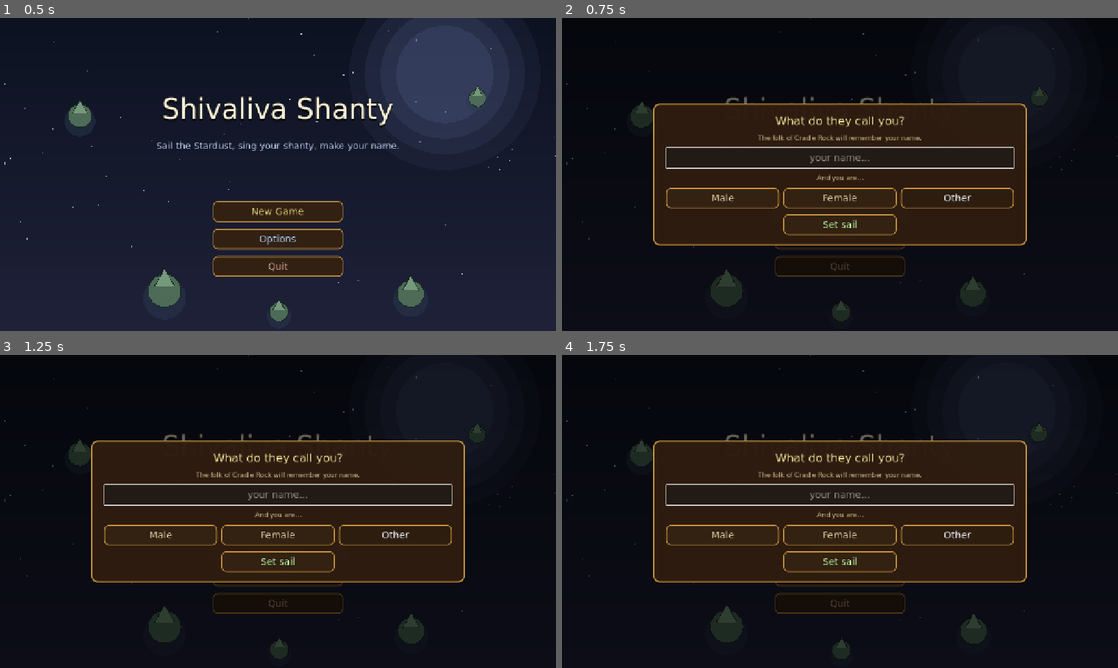
Above: before the commit, frames 1-4 (two rows, left to right).
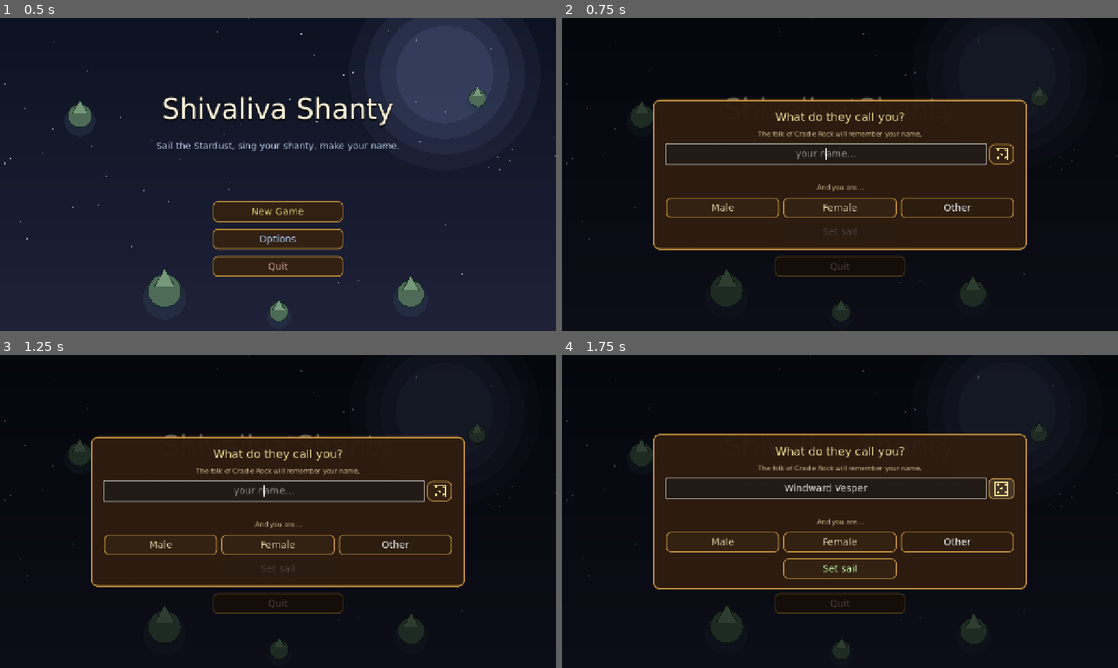
Above: after the commit, the same moments.

Repository: TairoyZone/shivaliva-shanty
Game: Godot game, scene res://main.tscn
Same seed, same stepped clock (60 frames per second), same inputs: the game is played once before the commit and once after it.
Inputs (mouse positions are in pixels of both pictures, inside the frame that each line leads up to):
- Up to frame 1 (0.5 s): no input
- Up to frame 2 (0.75 s): click "New Game" at 0.5 s
- Up to frame 3 (1.25 s): no input
- Up to frame 4 (1.75 s): click (1001, 489) at 1.27 s

Frame 1 is identical in both runs. In frame 2, 6.9% of the frame differs, in the area x 16-84%, y 25-75%; in frame 3, 6.9%; in frame 4, 7.6%.

Commit message:
feat(newgame): require a name + a dice-roll for a random unused one
Character creation now REQUIRES a name (the silent "Traveller" fallback is
gone): "Set sail" stays disabled until the entry is valid, and a name that
collides with the cast shows "that name's already taken". A dice button
(procedural DieIcon — the font has no die glyph) rolls a random "Adjective
Name" that isn't taken, for players who'd rather not type one.

Uniqueness is read from a single _taken_names() source (the NPC cast now);
once online/co-op lands, the server's registered player names fold into
that same set, so cross-player name uniqueness is enforced through one path
(forward-looking per Troy's online/co-op direction).

New RandomName helper (24x30 = ~700 sky-flavoured combos) generates + validates.

Co-Authored-By: Claude Opus 4.8 (1M context) <noreply@anthropic.com>

Diff:
--- /dev/null
+++ b/components/die_icon.gd
@@ -0,0 +1,23 @@
+## DieIcon — a procedural die-face (placeholder-first _draw art) for the New Game "roll a name" button. Draws a
+## rounded square outline with the 5-pip face. Pure visual: the parent Button handles the press. The font has no
+## die glyph (⚄ renders as tofu), so we draw it. See [[placeholder-first-preference]].
+class_name DieIcon
+extends Control
+
+
+@export var color : Color = Color(0.97, 0.87, 0.55, 1.0)
+
+
+func _draw() -> void:
+
+	var s : float = minf(size.x, size.y)
+	var c : Vector2 = size * 0.5
+	var half : float = s * 0.30          # die square half-extent
+	var pip_r : float = s * 0.058        # pip radius
+	var d : float = half * 0.6           # pip offset from centre
+	# The square "die" edge.
+	var edge : float = maxf(1.5, s * 0.045)
+	draw_rect(Rect2(c - Vector2(half, half), Vector2(half * 2.0, half * 2.0)), color, false, edge)
+	# The 5-face: four corners + centre.
+	for p in [Vector2(-d, -d), Vector2(d, -d), Vector2.ZERO, Vector2(-d, d), Vector2(d, d)]:
+		draw_circle(c + p, pip_r, color)
--- /dev/null
+++ b/components/random_name.gd
@@ -0,0 +1,49 @@
+## RandomName — rolls sky-pirate character names for the New Game dice button, and validates a chosen name.
+## Names follow the cast's "Adjective Name" convention (see [[cradle-rock-cast]]) and stay sky-flavoured (no
+## water terms — see [[sky-canon]]). The 24×30 space gives ~700 combos, so an UNUSED name is almost always one
+## roll away. Caller passes the live TAKEN set: the NPC cast now; once online/co-op lands, the server's
+## registered player names fold into that same set so global uniqueness is enforced through one path.
+## Static helper, no instances.
+class_name RandomName
+extends Object
+
+
+const ADJECTIVES : Array[String] = [
+	"Stormy", "Cinder", "Brass", "Gilded", "Restless", "Windward", "Lucky", "Bold", "Iron", "Copper",
+	"Starlit", "Drifting", "Bright", "Wandering", "Cloudless", "Dawnlit", "Roving", "Quick", "Grizzled",
+	"Dusty", "Brave", "Wily", "Amber", "Rusty",
+]
+const NAMES : Array[String] = [
+	"Wren", "Pike", "Hollis", "Sable", "Roan", "Marlowe", "Quill", "Bryony", "Fitz", "Rook",
+	"Cass", "Lark", "Vesper", "Bram", "Sorrel", "Reed", "Gale", "Hawke", "Finch", "Mabel",
+	"Otis", "Pearl", "Dorian", "Esme", "Cleo", "Jonas", "Rory", "Tamsin", "Wynn", "Linnet",
+]
+
+
+## A random "Adjective Name" that is NOT in `taken` (case-insensitive). Retries a few times; on the rare
+## all-collide run it returns a combo anyway (better a tiny dupe chance than a hang).
+static func roll(taken: Array) -> String:
+
+	var taken_lc : Dictionary = _lower_set(taken)
+	for _i in 40:
+		var candidate : String = String(ADJECTIVES.pick_random()) + " " + String(NAMES.pick_random())
+		if not taken_lc.has(candidate.to_lower()):
+			return candidate
+	return String(ADJECTIVES.pick_random()) + " " + String(NAMES.pick_random())
+
+
+## True if `name` is a usable choice: non-empty after trimming AND not already in `taken` (case-insensitive).
+static func is_available(name: String, taken: Array) -> bool:
+
+	var trimmed : String = name.strip_edges()
+	if trimmed.is_empty():
+		return false
+	return not _lower_set(taken).has(trimmed.to_lower())
+
+
+static func _lower_set(taken: Array) -> Dictionary:
+
+	var out : Dictionary = {}
+	for t in taken:
+		out[String(t).strip_edges().to_lower()] = true
+	return out
--- a/main.gd
+++ b/main.gd
@@ -15,6 +15,10 @@
 var _confirm : CanvasLayer = null
 ## The New Game name field (lives inside the name-prompt overlay).
 var _name_edit : LineEdit = null
+## The "Set sail" button — disabled until the name is valid (required + not already taken).
+var _set_sail_btn : Button = null
+## A small validation line under the name field (e.g. "that name's taken").
+var _name_hint : Label = null
 ## The New Game gender pick ("Male" / "Female" / "Other"), chosen beside the name (identity now; cosmetics post-MVP).
 var _chosen_gender : String = "Other"
 
@@ -166,9 +170,32 @@
 	edit.alignment = HORIZONTAL_ALIGNMENT_CENTER
 	edit.add_theme_font_size_override("font_size", 22)
 	edit.custom_minimum_size = Vector2(0, 46)
+	edit.size_flags_horizontal = Control.SIZE_EXPAND_FILL
 	edit.text_submitted.connect(func(_t: String) -> void: _begin_from_edit())   # Enter submits
-	vbox.add_child(edit)
+	edit.text_changed.connect(func(_t: String) -> void: _refresh_name_validity())
+	# Field + a dice button to roll a random UNUSED name (for players who'd rather not type one).
+	var name_row : HBoxContainer = HBoxContainer.new()
+	name_row.add_theme_constant_override("separation", 8)
+	name_row.add_child(edit)
+	var dice : Button = _make_button("", Color(0.92, 0.86, 0.66, 1.0))
+	dice.custom_minimum_size = Vector2(56, 46)
+	dice.tooltip_text = "Roll a random name"
+	dice.pressed.connect(_roll_name)
+	var die_icon : DieIcon = DieIcon.new()   # procedural die face (the font has no die glyph)
+	die_icon.set_anchors_preset(Control.PRESET_FULL_RECT)
+	die_icon.mouse_filter = Control.MOUSE_FILTER_IGNORE
+	dice.add_child(die_icon)
+	name_row.add_child(dice)
+	vbox.add_child(name_row)
 	_name_edit = edit
+	# Validation line (a name is REQUIRED + must be unused — empty/taken disables "Set sail").
+	var hint : Label = Label.new()
+	hint.add_theme_font_size_override("font_size", 13)
+	hint.add_theme_color_override("font_color", Color(0.96, 0.62, 0.5, 1.0))
+	hint.horizontal_alignment = HORIZONTAL_ALIGNMENT_CENTER
+	hint.custom_minimum_size = Vector2(0, 16)
+	vbox.add_child(hint)
+	_name_hint = hint
 	# Gender pick (identity now; full character cosmetics post-MVP). A 3-way radio — defaults to Other so there's
 	# always a value, and any romanceable NPC is open to any player regardless (orientation-agnostic).
 	var glabel : Label = Label.new()
@@ -195,18 +222,65 @@
 	var go : Button = _make_button("Set sail", Color(0.80, 1.0, 0.66, 1.0))
 	go.pressed.connect(_begin_from_edit)
 	row.add_child(go)
+	_set_sail_btn = go
 	_confirm = layer
 	add_child(layer)
+	_refresh_name_validity()   # start disabled — a name is required before you can sail
 	edit.grab_focus()
 
 
+# Names already claimed in the shared world — the single source the dice + the validator both read. The NPC cast
+# now; once online/co-op lands, the server's registered player names fold into THIS list so cross-player
+# uniqueness is enforced through the same path (Troy 2026-06-13: names must be unique for online/co-op).
+func _taken_names() -> Array:
+
+	var taken : Array = []
+	for p in NpcRegistry.all():
+		taken.append(p.npc_name)
+	return taken
+
+
+# Roll a random unused name into the field (excluding the cast + the current entry, so a re-roll always changes).
+func _roll_name() -> void:
+
+	if not is_instance_valid(_name_edit):
+		return
+	var taken : Array = _taken_names()
+	if not _name_edit.text.strip_edges().is_empty():
+		taken.append(_name_edit.text)
+	_name_edit.text = RandomName.roll(taken)
+	_refresh_name_validity()
+
+
+# A name is REQUIRED and must be unused: enable "Set sail" only when valid, and explain when it isn't.
+func _refresh_name_validity() -> void:
+
+	if not is_instance_valid(_name_edit) or not is_instance_valid(_set_sail_btn):
+		return
+	var raw : String = _name_edit.text.strip_edges()
+	var valid : bool = RandomName.is_available(raw, _taken_names())
+	_set_sail_btn.disabled = not valid
+	_set_sail_btn.modulate = Color(1, 1, 1, 1) if valid else Color(1, 1, 1, 0.45)
+	if is_instance_valid(_name_hint):
+		if raw.is_empty():
+			_name_hint.text = ""
+		elif not valid:
+			_name_hint.text = "That name's already taken — pick another or roll one."
+		else:
+			_name_hint.text = ""
+
+
 func _begin_from_edit() -> void:
 
-	var entered : String = ""
-	if is_instance_valid(_name_edit):
-		entered = _name_edit.text.strip_edges()
-	if entered.is_empty():
-		entered = "Traveller"   # a sensible default for a no-name start
+	if not is_instance_valid(_name_edit):
+		return
+	var entered : String = _name_edit.text.strip_edges()
+	# A name is REQUIRED + must be unused. If not, stay on the prompt and say why (covers Enter, which
+	# bypasses the disabled button).
+	if not RandomName.is_available(entered, _taken_names()):
+		_refresh_name_validity()
+		_name_edit.grab_focus()
+		return
 	_begin_named_game(entered)
 
 
@@ -288,6 +362,9 @@
 	if is_instance_valid(_confirm):
 		_confirm.queue_free()
 	_confirm = null
+	_name_edit = null
+	_set_sail_btn = null
+	_name_hint = null
 
 
 # --- Styling ---------------------------------------------------------
Not shown, added: components/die_icon.gd.uid
Not shown, added: components/random_name.gd.uid
